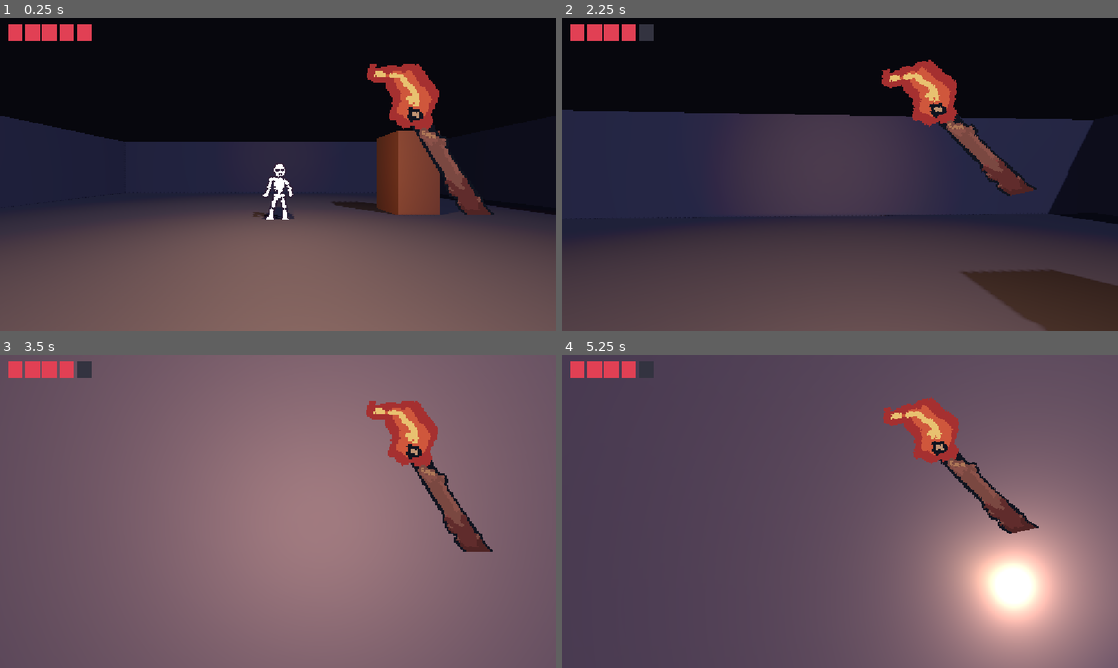
Above: before the commit, frames 1-4 (two rows, left to right).
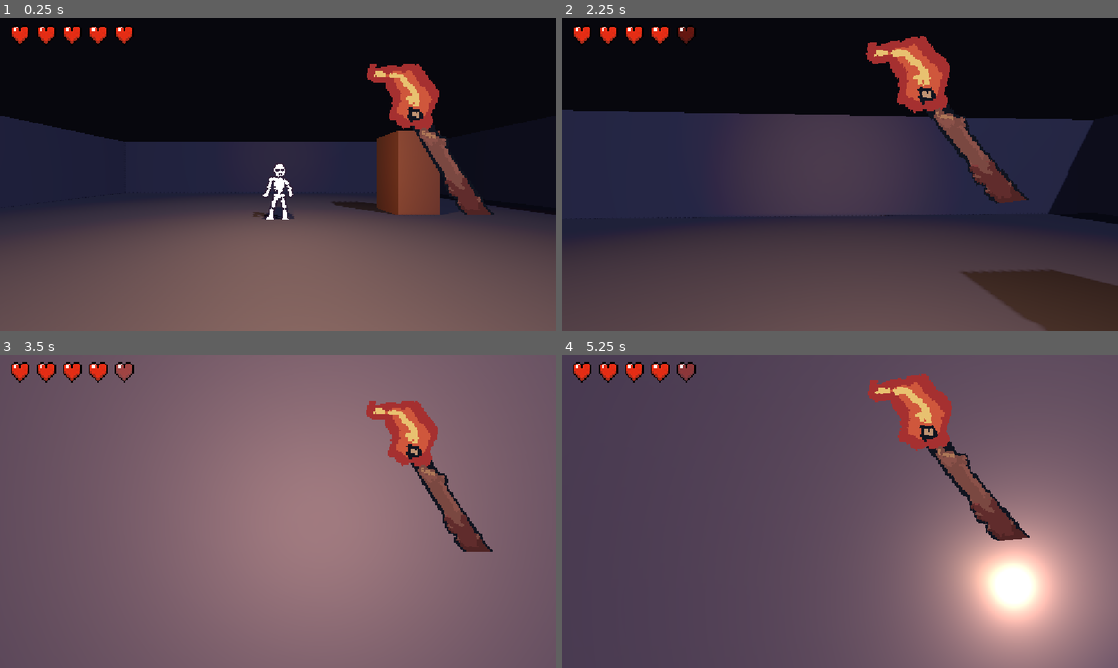
Above: after the commit, the same moments.

Repository: WatcherAtTheThreshold/threshold-deep
Game: Godot game, scene res://scenes/main.tscn
The game is run twice, just before and just after one commit, with the same random seed, the same clock (stepped at 60 frames per second) and the same inputs.
Inputs (mouse positions are in pixels of both pictures, inside the frame that each line leads up to):
- Up to frame 1 (0.25 s): no input
- Up to frame 2 (2.25 s): tap Enter at 0.5 s; move the mouse to (867, 174) at 0.52 s; press the mouse at (867, 174) at 0.53 s; hold W (move_forward) from 0.53 s (still down); tap Space (jump) at 0.77, 1.52 s; move the mouse to (812, 174) at 1.27 s; release the mouse at (812, 174) at 1.28 s; tap R at 1.35 s; move the mouse to (851, 168) at 2.02 s; press the mouse at (851, 168) at 2.03 s
- Up to frame 3 (3.5 s): keep holding W (move_forward); move the mouse to (272, 517) at 2.77 s; release the mouse at (272, 517) at 2.78 s; tap R at 2.85 s; tap Space (jump) at 3.02 s
- Up to frame 4 (5.25 s): keep holding W (move_forward); move the mouse to (878, 514) at 3.52 s; press the mouse at (878, 514) at 3.53 s; tap Space (jump) at 3.77, 4.25, 4.52 s; move the mouse to (795, 508) at 4.27 s; release the mouse at (795, 508) at 4.28 s; tap R at 4.35 s; tap Enter at 5 s; move the mouse to (845, 511) at 5.02 s; press the mouse at (845, 511) at 5.03 s

The runs differ from the first frame. In frame 1, 1.0% of the frame differs, in the area x 1-24%, y 2-9%; in frame 2, 4.9%; in frame 3, 1.1%; in frame 4, 4.9%, in the area x 1-86%, y 2-60%.

Commit message:
Wire in art upgrades: heart sprites, walk frames, swing frame, corpses
- HUD hearts are real 16x16 sprites at 3x (full/empty states)
- Skeletons alternate two frames while shambling
- Torch swap to the drawn swing frame during attacks
- Dead skeletons leave a bone-pile corpse instead of fading out

Co-Authored-By: Claude Fable 5 <noreply@anthropic.com>

Diff:
--- a/scripts/hud.gd
+++ b/scripts/hud.gd
@@ -1,13 +1,11 @@
 extends CanvasLayer
 
-## Hearts are placeholder red squares until a real 16x16 heart
-## sprite exists — then each ColorRect becomes a TextureRect.
-const HEART_SIZE := Vector2(30, 30)
-const FULL_COLOR := Color(0.88, 0.25, 0.33)
-const EMPTY_COLOR := Color(0.2, 0.2, 0.25)
+const HEART_FULL := preload("res://assets/ui/heart_full.png")
+const HEART_EMPTY := preload("res://assets/ui/heart_empty.png")
+const HEART_SIZE := Vector2(48, 48)
 
 var last_health := 0
-var heart_rects: Array[ColorRect] = []
+var heart_icons: Array[TextureRect] = []
 
 @onready var player: Player = get_parent()
 @onready var hearts_box: HBoxContainer = $Hearts
@@ -16,10 +14,14 @@
 
 func _ready() -> void:
 	for i in player.MAX_HEALTH:
-		var rect := ColorRect.new()
-		rect.custom_minimum_size = HEART_SIZE
-		hearts_box.add_child(rect)
-		heart_rects.append(rect)
+		var icon := TextureRect.new()
+		icon.texture = HEART_FULL
+		icon.custom_minimum_size = HEART_SIZE
+		icon.texture_filter = CanvasItem.TEXTURE_FILTER_NEAREST
+		icon.expand_mode = TextureRect.EXPAND_IGNORE_SIZE
+		icon.stretch_mode = TextureRect.STRETCH_SCALE
+		hearts_box.add_child(icon)
+		heart_icons.append(icon)
 	player.health_changed.connect(_on_health_changed)
 	last_health = player.health
 	_refresh(player.health)
@@ -34,5 +36,5 @@
 
 
 func _refresh(current: int) -> void:
-	for i in heart_rects.size():
-		heart_rects[i].color = FULL_COLOR if i < current else EMPTY_COLOR
+	for i in heart_icons.size():
+		heart_icons[i].texture = HEART_FULL if i < current else HEART_EMPTY
--- a/scripts/skeleton.gd
+++ b/scripts/skeleton.gd
@@ -1,4 +1,9 @@
 extends CharacterBody3D
+
+const FRAME_A := preload("res://assets/sprites/skeleton.png")
+const FRAME_B := preload("res://assets/sprites/skeleton2.png")
+const DEAD_TEXTURE := preload("res://assets/sprites/skeleton_dead.png")
+const WALK_FRAME_TIME := 0.3
 
 const SPEED := 2.0
 const SIGHT_RANGE := 10.0
@@ -8,6 +13,7 @@
 
 var health := MAX_HEALTH
 var attack_timer := 0.0
+var walk_time := 0.0
 var dead := false
 
 @onready var sprite: Sprite3D = $Sprite
@@ -42,6 +48,13 @@
 
 	move_and_slide()
 
+	# Two-frame shamble while moving; rest on the base frame when still.
+	if Vector2(velocity.x, velocity.z).length() > 0.3:
+		walk_time += delta
+		sprite.texture = FRAME_A if int(walk_time / WALK_FRAME_TIME) % 2 == 0 else FRAME_B
+	else:
+		sprite.texture = FRAME_A
+
 
 func _can_see_player() -> bool:
 	# A wall between us means no aggro — no x-ray vision through the dungeon.
@@ -64,10 +77,9 @@
 
 
 func _die() -> void:
+	# The corpse stays: swap to the bone pile and stop being a threat.
 	dead = true
 	remove_from_group("enemies")
 	$CollisionShape3D.set_deferred("disabled", true)
-	var tween := create_tween().set_parallel(true)
-	tween.tween_property(sprite, "modulate:a", 0.0, 0.6)
-	tween.tween_property(sprite, "position:y", sprite.position.y - 0.8, 0.6)
-	tween.chain().tween_callback(queue_free)
+	sprite.texture = DEAD_TEXTURE
+	velocity = Vector3.ZERO
--- a/scripts/viewmodel.gd
+++ b/scripts/viewmodel.gd
@@ -1,5 +1,7 @@
 extends TextureRect
 
+const IDLE_TEXTURE := preload("res://assets/sprites/hand-torch.png")
+const SWING_TEXTURE := preload("res://assets/sprites/hand-torch_swing.png")
 const SWAY_AMOUNT := 6.0
 
 @onready var player: Player = get_tree().get_first_node_in_group("player")
@@ -27,11 +29,15 @@
 
 
 func _on_attacked() -> void:
-	# Quick arc toward screen center, then settle back.
+	# Swap to the drawn swing frame and arc toward screen center.
+	# The frame already carries most of the tilt, so the code
+	# rotation stays subtle.
+	texture = SWING_TEXTURE
 	var tween := create_tween().set_parallel(true)
 	tween.tween_property(self, "swing_offset", Vector2(-60.0, -20.0), 0.07) \
 			.set_trans(Tween.TRANS_QUAD).set_ease(Tween.EASE_OUT)
-	tween.tween_property(self, "rotation", -0.55, 0.07) \
+	tween.tween_property(self, "rotation", -0.3, 0.07) \
 			.set_trans(Tween.TRANS_QUAD).set_ease(Tween.EASE_OUT)
 	tween.chain().tween_property(self, "swing_offset", Vector2.ZERO, 0.22)
 	tween.parallel().tween_property(self, "rotation", 0.0, 0.22)
+	tween.chain().tween_callback(func() -> void: texture = IDLE_TEXTURE)
Binary file added: assets/sprites/hand-torch_swing.png
Binary file added: assets/sprites/skeleton2.png
Binary file added: assets/sprites/skeleton_dead.png
Binary file added: assets/ui/heart_empty.png
Binary file added: assets/ui/heart_full.png
